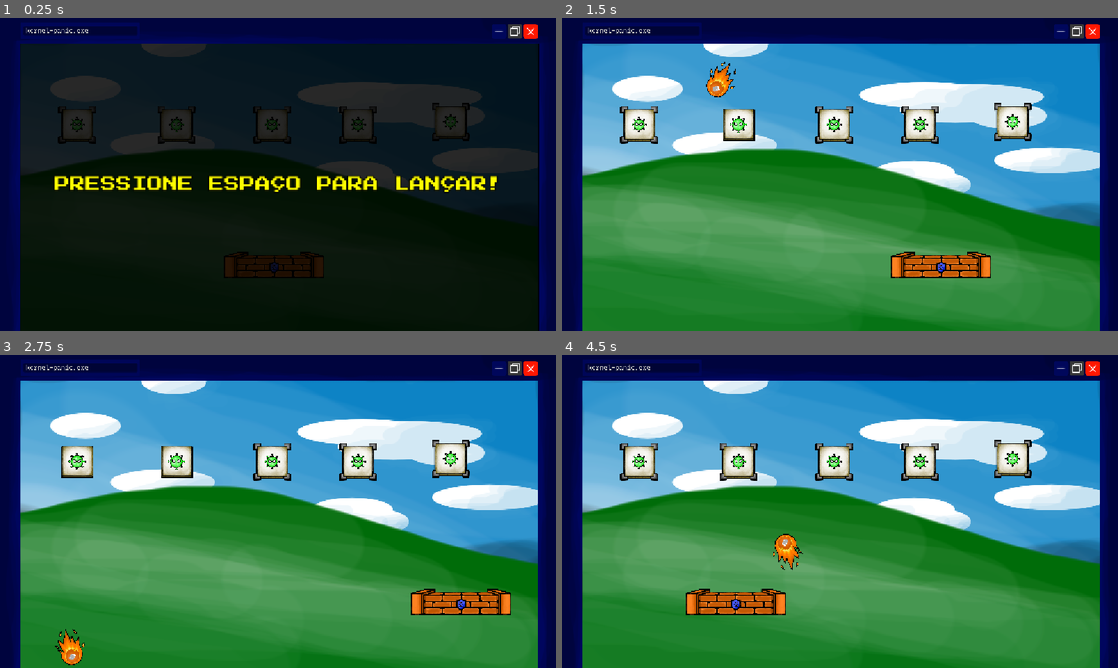
Above: before the commit, frames 1-4 (two rows, left to right).
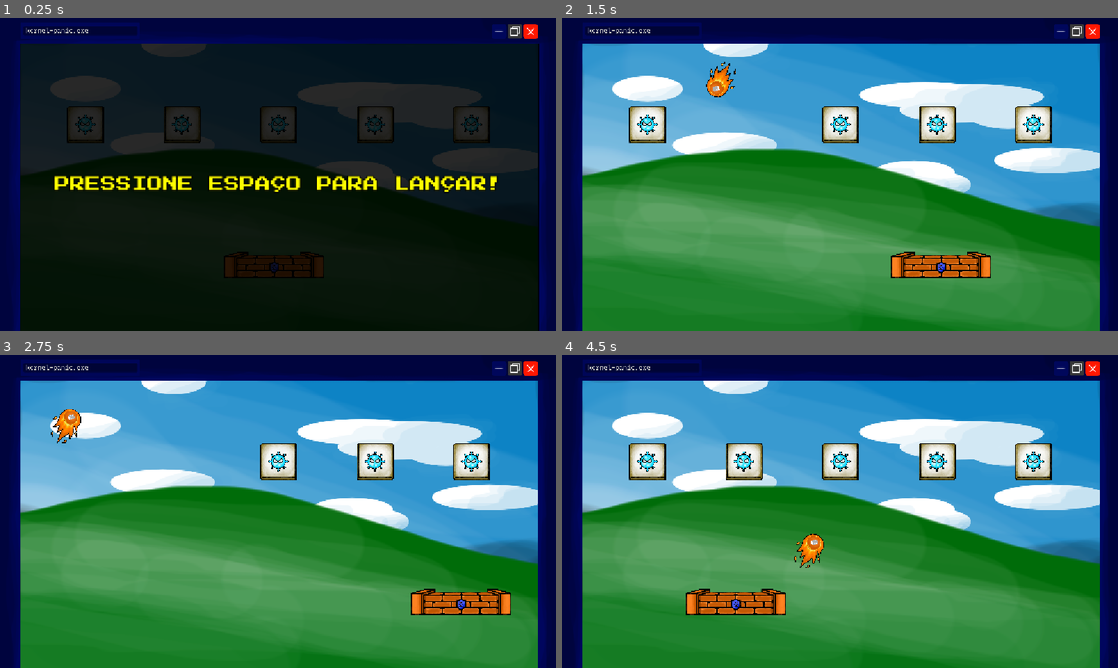
Above: after the commit, the same moments.

Repository: felipem7k/kernel-panic
Game: Godot game, scene res://scenes/jogo.tscn
The game is run twice, just before and just after one commit, with the same random seed, the same clock (stepped at 60 frames per second) and the same inputs.
Inputs:
- Up to frame 1 (0.25 s): no input
- Up to frame 2 (1.5 s): tap Space (atirar) at 0.5, 1.35 s; hold Right (direita) 0.53-1.28 s; hold Space (atirar) 0.53-1.28 s; hold Left (esquerda) from 1.28 s (still down)
- Up to frame 3 (2.75 s): release Left (esquerda) at 2.03 s; hold Right (direita) from 2.03 s (still down); hold Space (atirar) from 2.03 s (still down)
- Up to frame 4 (4.5 s): release Space (atirar) at 2.78 s; tap Space (atirar) at 2.85, 4.35 s; release Right (direita) at 3.53 s; hold Space (atirar) 3.53-4.28 s; hold Left (esquerda) from 3.53 s (still down)

The runs differ from the first frame. In frame 1, 2.2% of the frame differs, in the area x 10-89%, y 27-41%; in frame 2, 4.3%; in frame 3, 4.7%; in frame 4, 5.1%, in the area x 10-89%, y 27-69%.

Commit message:
feat: add levels system + custom viruses design + size decrease per hit

Diff:
--- a/prefab/brick.tscn
+++ /dev/null
@@ -1,19 +0,0 @@
-[gd_scene format=3 uid="uid://cemogjqk88bsy"]
-
-[ext_resource type="Texture2D" uid="uid://bxxena32c8mga" path="res://assets/brick.png" id="1_nakam"]
-
-[sub_resource type="RectangleShape2D" id="RectangleShape2D_yf5fn"]
-size = Vector2(556.1499, 565.85034)
-
-[node name="Brick" type="Sprite2D" unique_id=1798234684]
-texture_filter = 1
-position = Vector2(1, 4.5474735e-13)
-scale = Vector2(0.30926913, 0.30926907)
-texture = ExtResource("1_nakam")
-
-[node name="Area2D" type="Area2D" parent="." unique_id=1687791971 groups=["enemies"]]
-
-[node name="CollisionShape2D" type="CollisionShape2D" parent="Area2D" unique_id=1291919098]
-position = Vector2(1.2397766e-05, 1.6167272)
-scale = Vector2(0.99999976, 0.99999976)
-shape = SubResource("RectangleShape2D_yf5fn")
--- a/prefab/brick_forte.tscn
+++ /dev/null
@@ -1,23 +0,0 @@
-[gd_scene format=3 uid="uid://1yp85s6ut0ws"]
-
-[ext_resource type="Texture2D" uid="uid://b1vnav01v24pk" path="res://assets/brick_forte.png" id="2_eqdrq"]
-[ext_resource type="Script" uid="uid://buewxtgvhdusy" path="res://scripts/brick_forte.gd" id="2_uuv8h"]
-[ext_resource type="Texture2D" uid="uid://bxxena32c8mga" path="res://assets/brick.png" id="3_fraco"]
-
-[sub_resource type="RectangleShape2D" id="RectangleShape2D_yf5fn"]
-size = Vector2(65.7, 65.6)
-
-[node name="Brick Forte" type="Node2D" unique_id=1798234684]
-texture_filter = 1
-script = ExtResource("2_uuv8h")
-forte_textura = ExtResource("2_eqdrq")
-fraco_textura = ExtResource("3_fraco")
-
-[node name="Imagem" type="Sprite2D" parent="." unique_id=395862378]
-scale = Vector2(0.1, 0.1)
-texture = ExtResource("2_eqdrq")
-
-[node name="Area2D" type="Area2D" parent="." unique_id=1687791971 groups=["enemies"]]
-
-[node name="CollisionShape2D" type="CollisionShape2D" parent="Area2D" unique_id=1291919098]
-shape = SubResource("RectangleShape2D_yf5fn")
--- /dev/null
+++ b/prefab/virus.tscn
@@ -0,0 +1,17 @@
+[gd_scene format=3 uid="uid://bp1xbnbpifql"]
+
+[ext_resource type="Script" uid="uid://b5ij40yuadldr" path="res://scripts/virus.gd" id="1_virus"]
+
+[sub_resource type="RectangleShape2D" id="RectangleShape2D_virus"]
+size = Vector2(65.7, 65.6)
+
+[node name="Virus" type="Node2D"]
+texture_filter = 1
+script = ExtResource("1_virus")
+
+[node name="Image" type="Sprite2D" parent="."]
+
+[node name="Area2D" type="Area2D" parent="." groups=["enemies"]]
+
+[node name="CollisionShape2D" type="CollisionShape2D" parent="Area2D"]
+shape = SubResource("RectangleShape2D_virus")
--- /dev/null
+++ b/prefab/virus_01.tscn
@@ -0,0 +1,7 @@
+[gd_scene format=3 uid="uid://cabcmiap50gxx"]
+
+[ext_resource type="PackedScene" uid="uid://bp1xbnbpifql" path="res://prefab/virus.tscn" id="1_virus"]
+[ext_resource type="Texture2D" uid="uid://b2vs3ys1d00ph" path="res://assets/virus-01-01.png" id="2_stage1"]
+
+[node name="Virus 01" instance=ExtResource("1_virus")]
+textures = Array[Texture2D]([ExtResource("2_stage1")])
--- /dev/null
+++ b/prefab/virus_02.tscn
@@ -0,0 +1,8 @@
+[gd_scene format=3 uid="uid://cb7dno3d1rv0u"]
+
+[ext_resource type="PackedScene" uid="uid://bp1xbnbpifql" path="res://prefab/virus.tscn" id="1_virus"]
+[ext_resource type="Texture2D" uid="uid://b1vnav01v24pk" path="res://assets/virus-02-01.png" id="2_stage1"]
+[ext_resource type="Texture2D" uid="uid://bxxena32c8mga" path="res://assets/virus-02-02.png" id="3_stage2"]
+
+[node name="Virus 02" instance=ExtResource("1_virus")]
+textures = Array[Texture2D]([ExtResource("2_stage1"), ExtResource("3_stage2")])
--- /dev/null
+++ b/prefab/virus_03.tscn
@@ -0,0 +1,9 @@
+[gd_scene format=3 uid="uid://8frrdea7avqu"]
+
+[ext_resource type="PackedScene" uid="uid://bp1xbnbpifql" path="res://prefab/virus.tscn" id="1_virus"]
+[ext_resource type="Texture2D" uid="uid://brdp1v2s15pqs" path="res://assets/virus-03-01.png" id="2_stage1"]
+[ext_resource type="Texture2D" uid="uid://io2uaka8ruut" path="res://assets/virus-03-02.png" id="3_stage2"]
+[ext_resource type="Texture2D" uid="uid://b7xfc65h4ljhn" path="res://assets/virus-03-03.png" id="4_stage3"]
+
+[node name="Virus 03" instance=ExtResource("1_virus")]
+textures = Array[Texture2D]([ExtResource("2_stage1"), ExtResource("3_stage2"), ExtResource("4_stage3")])
--- /dev/null
+++ b/prefab/virus_04.tscn
@@ -0,0 +1,10 @@
+[gd_scene format=3 uid="uid://cba2t7lhrk6hc"]
+
+[ext_resource type="PackedScene" uid="uid://bp1xbnbpifql" path="res://prefab/virus.tscn" id="1_virus"]
+[ext_resource type="Texture2D" uid="uid://bc0w2u6d653m" path="res://assets/virus-04-01.png" id="2_stage1"]
+[ext_resource type="Texture2D" uid="uid://c2wyetqnim1ts" path="res://assets/virus-04-02.png" id="3_stage2"]
+[ext_resource type="Texture2D" uid="uid://b1xfldunuetfr" path="res://assets/virus-04-03.png" id="4_stage3"]
+[ext_resource type="Texture2D" uid="uid://cfict3wajngdb" path="res://assets/virus-04-04.png" id="5_stage4"]
+
+[node name="Virus 04" instance=ExtResource("1_virus")]
+textures = Array[Texture2D]([ExtResource("2_stage1"), ExtResource("3_stage2"), ExtResource("4_stage3"), ExtResource("5_stage4")])
--- /dev/null
+++ b/prefab/virus_05.tscn
@@ -0,0 +1,11 @@
+[gd_scene format=3 uid="uid://bwlfkspxic774"]
+
+[ext_resource type="PackedScene" uid="uid://bp1xbnbpifql" path="res://prefab/virus.tscn" id="1_virus"]
+[ext_resource type="Texture2D" uid="uid://cyh1ln3ynxcm8" path="res://assets/virus-05-01.png" id="2_stage1"]
+[ext_resource type="Texture2D" uid="uid://dmq8m0kirxby7" path="res://assets/virus-05-02.png" id="3_stage2"]
+[ext_resource type="Texture2D" uid="uid://dyyygsph21rpv" path="res://assets/virus-05-03.png" id="4_stage3"]
+[ext_resource type="Texture2D" uid="uid://boiagvix7mgm0" path="res://assets/virus-05-04.png" id="5_stage4"]
+[ext_resource type="Texture2D" uid="uid://b1dqaidjdwpth" path="res://assets/virus-05-05.png" id="6_stage5"]
+
+[node name="Virus 05" instance=ExtResource("1_virus")]
+textures = Array[Texture2D]([ExtResource("2_stage1"), ExtResource("3_stage2"), ExtResource("4_stage3"), ExtResource("5_stage4"), ExtResource("6_stage5")])
--- a/scenes/jogo.tscn
+++ b/scenes/jogo.tscn
@@ -4,11 +4,15 @@
 [ext_resource type="PackedScene" uid="uid://qpy6eqs7q52" path="res://prefab/player.tscn" id="2_1b3iq"]
 [ext_resource type="Texture2D" uid="uid://b7nwkm64ksvwg" path="res://assets/background-bars.png" id="2_ogo8m"]
 [ext_resource type="PackedScene" uid="uid://bbr4ehwucb4mn" path="res://prefab/bullet.tscn" id="3_k05ng"]
-[ext_resource type="PackedScene" uid="uid://1yp85s6ut0ws" path="res://prefab/brick_forte.tscn" id="4_k05ng"]
 [ext_resource type="FontFile" uid="uid://cc55cooyqhw7h" path="res://assets/PressStart2P-Regular.ttf" id="5_0c0ry"]
 [ext_resource type="PackedScene" uid="uid://7w6oxpifdql4" path="res://prefab/game_over.tscn" id="6_gm0vr"]
-[ext_resource type="Script" uid="uid://br575s22klsc5" path="res://scripts/bricks.gd" id="7_brx2k"]
 [ext_resource type="PackedScene" uid="uid://btantw0iyl36f" path="res://prefab/victory.tscn" id="8_vc4tq"]
+[ext_resource type="Script" uid="uid://bmbmtf77e36qj" path="res://scripts/game.gd" id="9_game"]
+[ext_resource type="PackedScene" uid="uid://c4r55pv1vxvnh" path="res://scenes/level_01.tscn" id="10_level1"]
+[ext_resource type="PackedScene" uid="uid://b4agu5fjlmces" path="res://scenes/level_02.tscn" id="11_level2"]
+[ext_resource type="PackedScene" uid="uid://d0jumq1288l3u" path="res://scenes/level_03.tscn" id="12_level3"]
+[ext_resource type="PackedScene" uid="uid://bfklnc642w4ou" path="res://scenes/level_04.tscn" id="13_level4"]
+[ext_resource type="PackedScene" uid="uid://uaublrwsalh" path="res://scenes/level_05.tscn" id="14_level5"]
 
 [sub_resource type="LabelSettings" id="LabelSettings_g4v7s"]
 font = ExtResource("5_0c0ry")
@@ -18,6 +22,8 @@
 outline_color = Color(0, 0, 0, 1)
 
 [node name="Cena Principal" type="Node2D" unique_id=1713383301]
+script = ExtResource("9_game")
+levels = Array[PackedScene]([ExtResource("10_level1"), ExtResource("11_level2"), ExtResource("12_level3"), ExtResource("13_level4"), ExtResource("14_level5")])
 
 [node name="Background" type="Node2D" parent="." unique_id=135853899]
 
@@ -38,28 +44,7 @@
 position = Vector2(-950.7658, 530.2348)
 polygon = PackedVector2Array(-8.126349, 9.765259, 60.02294, 9.765259, 60.02294, -982.55493, 1843.5398, -982.55493, 1843.5398, 9.765259, 1910.027, 9.765259, 1910.027, -1070.6504, -8.126349, -1068.9882)
 
-[node name="Bricks" type="Node2D" parent="." unique_id=218420989]
-script = ExtResource("7_brx2k")
-
-[node name="Brick Forte" parent="Bricks" unique_id=730793144 instance=ExtResource("4_k05ng")]
-position = Vector2(564, 221)
-scale = Vector2(1.2, 1.2)
-
-[node name="Brick Forte2" parent="Bricks" unique_id=1090807515 instance=ExtResource("4_k05ng")]
-position = Vector2(366, 221.00002)
-scale = Vector2(1.2, 1.2)
-
-[node name="Brick Forte3" parent="Bricks" unique_id=877932550 instance=ExtResource("4_k05ng")]
-position = Vector2(160, 221)
-scale = Vector2(1.2, 1.2)
-
-[node name="Brick Forte4" parent="Bricks" unique_id=891697602 instance=ExtResource("4_k05ng")]
-position = Vector2(742, 221.00002)
-scale = Vector2(1.2, 1.2)
-
-[node name="Brick Forte5" parent="Bricks" unique_id=1633826256 instance=ExtResource("4_k05ng")]
-position = Vector2(934, 215)
-scale = Vector2(1.2, 1.2)
+[node name="Levels" type="Node2D" parent="." unique_id=218420989]
 
 [node name="Player" parent="." unique_id=1887351228 instance=ExtResource("2_1b3iq")]
 position = Vector2(568.00006, 512)
@@ -99,4 +84,3 @@
 [node name="Victory" parent="." unique_id=1428730659 instance=ExtResource("8_vc4tq")]
 
 [connection signal="ball_lost" from="Bullet" to="GameOver" method="show_screen"]
-[connection signal="all_bricks_destroyed" from="Bricks" to="Victory" method="show_screen"]
--- /dev/null
+++ b/scenes/level_01.tscn
@@ -0,0 +1,27 @@
+[gd_scene format=3 uid="uid://c4r55pv1vxvnh"]
+
+[ext_resource type="Script" uid="uid://br575s22klsc5" path="res://scripts/bricks.gd" id="1_bricks"]
+[ext_resource type="PackedScene" uid="uid://cabcmiap50gxx" path="res://prefab/virus_01.tscn" id="2_virus"]
+
+[node name="Level 01" type="Node2D"]
+script = ExtResource("1_bricks")
+
+[node name="Virus 1" parent="." instance=ExtResource("2_virus")]
+position = Vector2(178, 221)
+scale = Vector2(1.2, 1.2)
+
+[node name="Virus 2" parent="." instance=ExtResource("2_virus")]
+position = Vector2(378, 221)
+scale = Vector2(1.2, 1.2)
+
+[node name="Virus 3" parent="." instance=ExtResource("2_virus")]
+position = Vector2(578, 221)
+scale = Vector2(1.2, 1.2)
+
+[node name="Virus 4" parent="." instance=ExtResource("2_virus")]
+position = Vector2(778, 221)
+scale = Vector2(1.2, 1.2)
+
+[node name="Virus 5" parent="." instance=ExtResource("2_virus")]
+position = Vector2(978, 221)
+scale = Vector2(1.2, 1.2)
--- /dev/null
+++ b/scenes/level_02.tscn
@@ -0,0 +1,27 @@
+[gd_scene format=3 uid="uid://b4agu5fjlmces"]
+
+[ext_resource type="Script" uid="uid://br575s22klsc5" path="res://scripts/bricks.gd" id="1_bricks"]
+[ext_resource type="PackedScene" uid="uid://cb7dno3d1rv0u" path="res://prefab/virus_02.tscn" id="2_virus"]
+
+[node name="Level 02" type="Node2D"]
+script = ExtResource("1_bricks")
+
+[node name="Virus 1" parent="." instance=ExtResource("2_virus")]
+position = Vector2(564, 221)
+scale = Vector2(1.2, 1.2)
+
+[node name="Virus 2" parent="." instance=ExtResource("2_virus")]
+position = Vector2(366, 221.00002)
+scale = Vector2(1.2, 1.2)
+
+[node name="Virus 3" parent="." instance=ExtResource("2_virus")]
+position = Vector2(160, 221)
+scale = Vector2(1.2, 1.2)
+
+[node name="Virus 4" parent="." instance=ExtResource("2_virus")]
+position = Vector2(742, 221.00002)
+scale = Vector2(1.2, 1.2)
+
+[node name="Virus 5" parent="." instance=ExtResource("2_virus")]
+position = Vector2(934, 215)
+scale = Vector2(1.2, 1.2)
--- /dev/null
+++ b/scenes/level_03.tscn
@@ -0,0 +1,31 @@
+[gd_scene format=3 uid="uid://d0jumq1288l3u"]
+
+[ext_resource type="Script" uid="uid://br575s22klsc5" path="res://scripts/bricks.gd" id="1_bricks"]
+[ext_resource type="PackedScene" uid="uid://8frrdea7avqu" path="res://prefab/virus_03.tscn" id="2_virus"]
+
+[node name="Level 03" type="Node2D"]
+script = ExtResource("1_bricks")
+
+[node name="Virus 1" parent="." instance=ExtResource("2_virus")]
+position = Vector2(378, 170)
+scale = Vector2(1.2, 1.2)
+
+[node name="Virus 2" parent="." instance=ExtResource("2_virus")]
+position = Vector2(578, 170)
+scale = Vector2(1.2, 1.2)
+
+[node name="Virus 3" parent="." instance=ExtResource("2_virus")]
+position = Vector2(778, 170)
+scale = Vector2(1.2, 1.2)
+
+[node name="Virus 4" parent="." instance=ExtResource("2_virus")]
+position = Vector2(278, 280)
+scale = Vector2(1.2, 1.2)
+
+[node name="Virus 5" parent="." instance=ExtResource("2_virus")]
+position = Vector2(578, 280)
+scale = Vector2(1.2, 1.2)
+
+[node name="Virus 6" parent="." instance=ExtResource("2_virus")]
+position = Vector2(878, 280)
+scale = Vector2(1.2, 1.2)
--- /dev/null
+++ b/scenes/level_04.tscn
@@ -0,0 +1,35 @@
+[gd_scene format=3 uid="uid://bfklnc642w4ou"]
+
+[ext_resource type="Script" uid="uid://br575s22klsc5" path="res://scripts/bricks.gd" id="1_bricks"]
+[ext_resource type="PackedScene" uid="uid://cba2t7lhrk6hc" path="res://prefab/virus_04.tscn" id="2_virus"]
+
+[node name="Level 04" type="Node2D"]
+script = ExtResource("1_bricks")
+
+[node name="Virus 1" parent="." instance=ExtResource("2_virus")]
+position = Vector2(278, 140)
+scale = Vector2(1.2, 1.2)
+
+[node name="Virus 2" parent="." instance=ExtResource("2_virus")]
+position = Vector2(478, 140)
+scale = Vector2(1.2, 1.2)
+
+[node name="Virus 3" parent="." instance=ExtResource("2_virus")]
+position = Vector2(678, 140)
+scale = Vector2(1.2, 1.2)
+
+[node name="Virus 4" parent="." instance=ExtResource("2_virus")]
+position = Vector2(878, 140)
+scale = Vector2(1.2, 1.2)
+
+[node name="Virus 5" parent="." instance=ExtResource("2_virus")]
+position = Vector2(378, 250)
+scale = Vector2(1.2, 1.2)
+
+[node name="Virus 6" parent="." instance=ExtResource("2_virus")]
+position = Vector2(578, 250)
+scale = Vector2(1.2, 1.2)
+
+[node name="Virus 7" parent="." instance=ExtResource("2_virus")]
+position = Vector2(778, 250)
+scale = Vector2(1.2, 1.2)
--- /dev/null
+++ b/scenes/level_05.tscn
@@ -0,0 +1,39 @@
+[gd_scene format=3 uid="uid://uaublrwsalh"]
+
+[ext_resource type="Script" uid="uid://br575s22klsc5" path="res://scripts/bricks.gd" id="1_bricks"]
+[ext_resource type="PackedScene" uid="uid://bwlfkspxic774" path="res://prefab/virus_05.tscn" id="2_virus"]
+
+[node name="Level 05" type="Node2D"]
+script = ExtResource("1_bricks")
+
+[node name="Virus 1" parent="." instance=ExtResource("2_virus")]
+position = Vector2(278, 130)
+scale = Vector2(1.2, 1.2)
+
+[node name="Virus 2" parent="." instance=ExtResource("2_virus")]
+position = Vector2(578, 130)
+scale = Vector2(1.2, 1.2)
+
+[node name="Virus 3" parent="." instance=ExtResource("2_virus")]
+position = Vector2(878, 130)
+scale = Vector2(1.2, 1.2)
+
+[node name="Virus 4" parent="." instance=ExtResource("2_virus")]
+position = Vector2(428, 230)
+scale = Vector2(1.2, 1.2)
+
+[node name="Virus 5" parent="." instance=ExtResource("2_virus")]
+position = Vector2(728, 230)
+scale = Vector2(1.2, 1.2)
+
+[node name="Virus 6" parent="." instance=ExtResource("2_virus")]
+position = Vector2(278, 330)
+scale = Vector2(1.2, 1.2)
+
+[node name="Virus 7" parent="." instance=ExtResource("2_virus")]
+position = Vector2(578, 330)
+scale = Vector2(1.2, 1.2)
+
+[node name="Virus 8" parent="." instance=ExtResource("2_virus")]
+position = Vector2(878, 330)
+scale = Vector2(1.2, 1.2)
--- a/scripts/brick_forte.gd
+++ /dev/null
@@ -1,26 +0,0 @@
-extends Node2D
-
-@export var forte_textura: CompressedTexture2D
-@export var fraco_textura: CompressedTexture2D
-@export_range(0.5, 1.0, 0.01) var escala_fraco: float = 0.9
-var vida = 2
-
-@onready var imagem: Sprite2D = $Imagem
-
-# Called when the node enters the scene tree for the first time.
-func _ready() -> void:
-	imagem.texture = forte_textura
-
-func foi_acertado():
-	if vida <= 0:
-		return
-
-	vida -= 1
-
-	if vida == 0:
-		queue_free()
-	else:
-		imagem.scale *= forte_textura.get_size() / fraco_textura.get_size()
-		imagem.texture = fraco_textura
-
-		scale *= (escala_fraco - 0.05)
--- a/scripts/bricks.gd
+++ b/scripts/bricks.gd
@@ -6,5 +6,5 @@
 	child_order_changed.connect(_on_child_order_changed)
 
 func _on_child_order_changed() -> void:
-	if get_child_count() == 0:
+	if is_inside_tree() and get_child_count() == 0:
 		all_bricks_destroyed.emit()
--- a/scripts/bullet.gd
+++ b/scripts/bullet.gd
@@ -15,6 +15,7 @@
 @onready var colisao: CollisionShape2D = $Area2D/CollisionShape2D
 
 @export_range(-180.0, 180.0, 1.0) var angulo_original_imagem: float = 45.0
+@export_range(700.0, 3000.0, 10.0) var max_speed: float = 900.0
 
 func lancar(posicao: Vector2) -> void:
 	position = posicao + Vector2(0, -DISTACIA_DO_PLAYER)
@@ -48,16 +49,25 @@
 	if not velocidade.is_zero_approx():
 		imagem.rotation = velocidade.angle() - deg_to_rad(angulo_original_imagem)
 
+func deactivate() -> void:
+	ativa = false
+	visible = false
+	velocidade = Vector2.ZERO
+
+func reset() -> void:
+	deactivate()
+	texto.visible = true
+	bg_texto.visible = true
+
 func saiu_da_tela():
 	if position.y > get_viewport_rect().size.y:
-		ativa = false
-		visible = false
-		velocidade = Vector2.ZERO
+		deactivate()
 		ball_lost.emit()
 
 func aumentar_gradualmente_a_velocidade():
 	velocidade.y = clamp(velocidade.y*1.02, velocidade.y-300, velocidade.y+300)
 	velocidade.x = clamp(velocidade.x*1.02, velocidade.x-300, velocidade.x+300)
+	velocidade = velocidade.limit_length(max_speed)
 
 func rebater_no_brick(area: Area2D) -> bool:
 	var colisao_brick: CollisionShape2D = area.get_node("CollisionShape2D")
@@ -98,8 +108,8 @@
 		if obj.is_queued_for_deletion() or not rebater_no_brick(area):
 			return
 
-		if obj.has_method("foi_acertado"):
-			obj.foi_acertado()
+		if obj.has_method("take_hit"):
+			obj.take_hit()
 		else:
 			obj.queue_free()
 
--- /dev/null
+++ b/scripts/game.gd
@@ -0,0 +1,30 @@
+extends Node2D
+
+@export var levels: Array[PackedScene]
+
+var current_level_index := 0
+var current_level: Node2D
+
+@onready var levels_container: Node2D = $Levels
+@onready var bullet: CharacterBody2D = $Bullet
+@onready var victory: CanvasLayer = $Victory
+
+func _ready() -> void:
+	load_level(0)
+
+func load_level(index: int) -> void:
+	current_level_index = index
+	current_level = levels[index].instantiate()
+	current_level.all_bricks_destroyed.connect(_on_all_bricks_destroyed)
+	levels_container.add_child(current_level)
+
+func _on_all_bricks_destroyed() -> void:
+	current_level.queue_free()
+
+	var next_index := current_level_index + 1
+	if next_index >= levels.size():
+		victory.show_screen()
+		return
+
+	load_level(next_index)
+	bullet.reset()
--- /dev/null
+++ b/scripts/virus.gd
@@ -0,0 +1,35 @@
+@tool
+extends Node2D
+
+@export var textures: Array[Texture2D]:
+	set(value):
+		textures = value
+		if is_node_ready():
+			show_stage()
+@export_range(0.5, 1.0, 0.01) var damage_scale: float = 0.85
+
+var hits_taken := 0
+
+@onready var image: Sprite2D = $Image
+@onready var collision: CollisionShape2D = $Area2D/CollisionShape2D
+
+func _ready() -> void:
+	show_stage()
+
+func take_hit() -> void:
+	hits_taken += 1
+	if hits_taken >= textures.size():
+		queue_free()
+		return
+
+	scale *= damage_scale
+	show_stage()
+
+func show_stage() -> void:
+	if textures.is_empty():
+		return
+
+	var texture := textures[hits_taken]
+	var shape := collision.shape as RectangleShape2D
+	image.texture = texture
+	image.scale = shape.size / texture.get_size()
Binary file added: assets/virus-01-01.png
Not shown, changed: assets/virus-01-01.png.import
Renamed: assets/brick_forte.png -> assets/virus-02-01.png
Not shown, changed: assets/virus-02-01.png.import
Renamed: assets/brick.png -> assets/virus-02-02.png
Not shown, added: assets/virus-02-02.png.import
Binary file added: assets/virus-03-01.png
Not shown, added: assets/virus-03-01.png.import
Binary file added: assets/virus-03-02.png
Not shown, added: assets/virus-03-02.png.import
Binary file added: assets/virus-03-03.png
Not shown, added: assets/virus-03-03.png.import
(and 21 more such lines)
